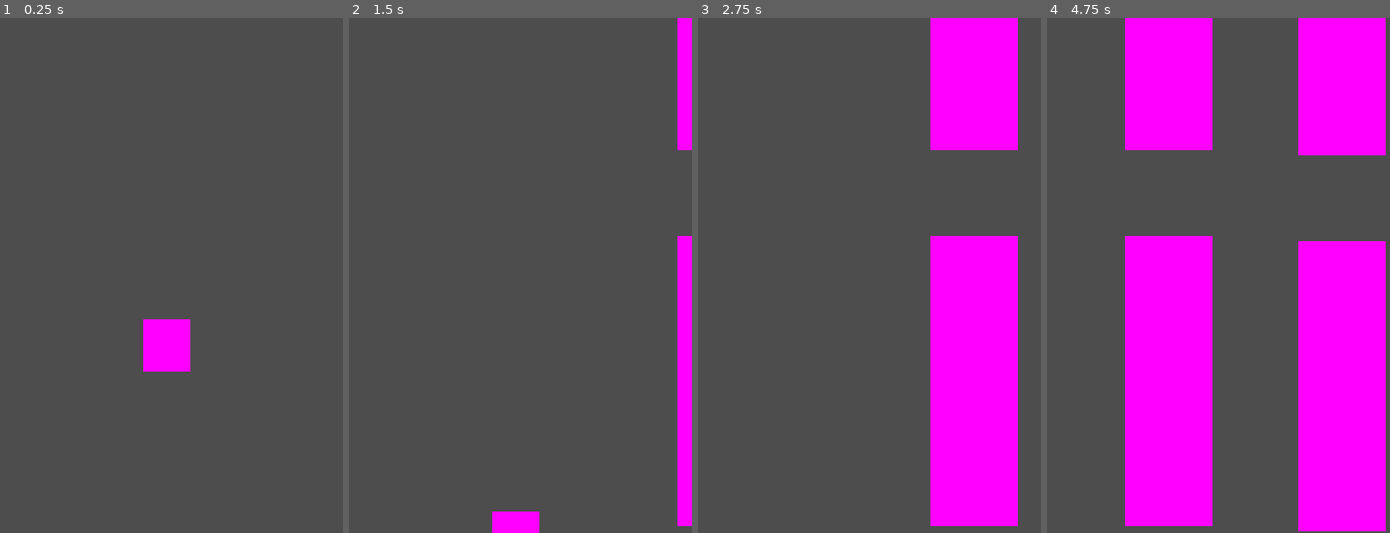
Above: before the commit, frames 1-4 (left to right).
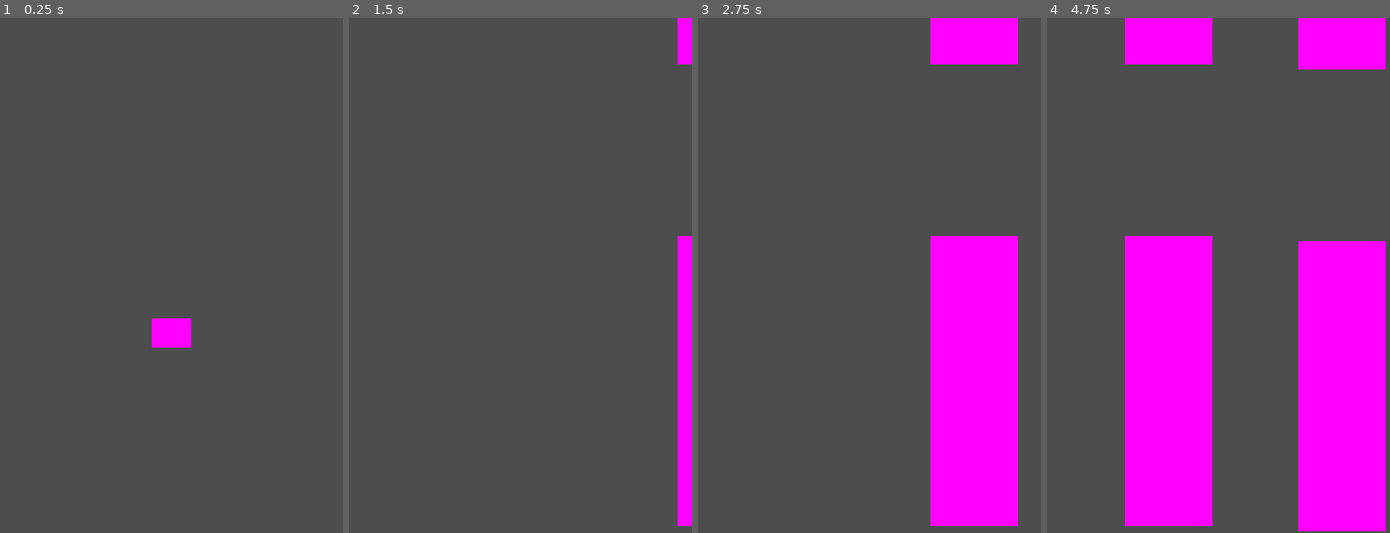
Above: after the commit, the same moments.

Repository: davidward462/flappy-bird
Game: Godot game, scene res://scenes/game.tscn
Two runs of this game, one before a commit and one after it. Both use one fixed random seed, a clock stepped at 60 frames per second and the inputs below.
Inputs:
- Up to frame 1 (0.25 s): no input
- Up to frame 2 (1.5 s): tap Space (jump) at 0.77 s; hold Down (ui_down) from 1.28 s (still down)
- Up to frame 3 (2.75 s): tap Space (jump) at 1.52 s; release Down (ui_down) at 2.03 s
- Up to frame 4 (4.75 s): tap Space (jump) at 3.02, 3.77, 4.52 s; hold Down (ui_down) from 3.53 s (still down)

The runs differ from the first frame. In frame 1, 0.8% of the frame differs, in the area x 41-56%, y 58-69%; in frame 2, 1.3%; in frame 3, 4.2%; in frame 4, 8.5%, in the area x 22-99%, y 9-27%.

Commit message:
change player gravity

Diff:
--- a/scenes/game.tscn
+++ b/scenes/game.tscn
@@ -10,4 +10,4 @@
 position = Vector2(200, 300)
 
 [node name="Player" parent="." instance=ExtResource("1_kf1n1")]
-position = Vector2(177, 373)
+position = Vector2(200, 300)
--- a/scenes/player.tscn
+++ b/scenes/player.tscn
@@ -5,16 +5,15 @@
 [sub_resource type="PlaceholderTexture2D" id="PlaceholderTexture2D_mi5vt"]
 
 [sub_resource type="RectangleShape2D" id="RectangleShape2D_1exxa"]
-size = Vector2(55, 61)
+size = Vector2(46, 34)
 
 [node name="CharacterBody2D" type="CharacterBody2D"]
 script = ExtResource("1_pvl46")
 
 [node name="Sprite2D" type="Sprite2D" parent="."]
-position = Vector2(17.5, -20.5)
-scale = Vector2(55, 61)
+position = Vector2(1.72853e-06, -2.98023e-08)
+scale = Vector2(46, 34)
 texture = SubResource("PlaceholderTexture2D_mi5vt")
 
 [node name="CollisionShape2D" type="CollisionShape2D" parent="."]
-position = Vector2(17.5, -20.5)
 shape = SubResource("RectangleShape2D_1exxa")
--- a/scenes/wall_set.tscn
+++ b/scenes/wall_set.tscn
@@ -5,6 +5,6 @@
 [node name="Node2D" type="Node2D"]
 
 [node name="upper_wall" parent="." instance=ExtResource("1_kpgjx")]
-position = Vector2(0, -438)
+position = Vector2(0, -538)
 
 [node name="lower_wall" parent="." instance=ExtResource("1_kpgjx")]
--- a/scripts/game.gd
+++ b/scripts/game.gd
@@ -12,12 +12,13 @@
 func create_wall(x_pos, y_pos)  -> void:
 	var random_height = randf_range(-100, 100)
 	var center_height = 0 + wall_spawn_y_offset + random_height
+
 	# create instance
 	var instance = wall_set_scene.instantiate()
-	add_child(instance)
 	# set position
 	instance.position.x = x_pos
 	instance.position.y = y_pos + center_height
+	add_child(instance)
 
 # Called every frame. 'delta' is the elapsed time since the previous frame.
 func _process(delta: float) -> void:
--- a/scripts/player.gd
+++ b/scripts/player.gd
@@ -1,6 +1,11 @@
 extends CharacterBody2D
 
-const JUMP_VELOCITY = -400.0
+const JUMP_VELOCITY = -600.0
+const GRAVITY = Vector2(0, 2000)
+
+func _ready():
+	# set gravity multiplier
+	pass
 
 func fall():
 	print("collsion")
@@ -8,7 +13,8 @@
 func _physics_process(delta: float) -> void:
 
 	# Add the gravity.
-	velocity += get_gravity() * delta
+	#velocity += get_gravity() * delta
+	velocity += GRAVITY * delta
 
 	# Handle jump.
 	if Input.is_action_just_pressed("jump"):
